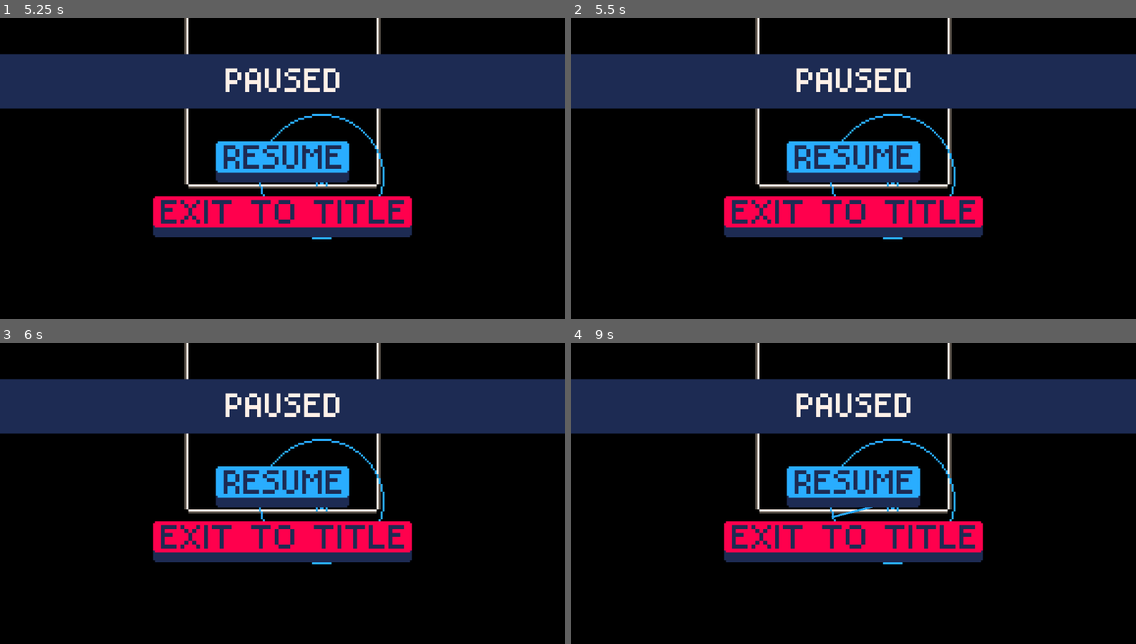
Above: before the commit, frames 1-4 (two rows, left to right).
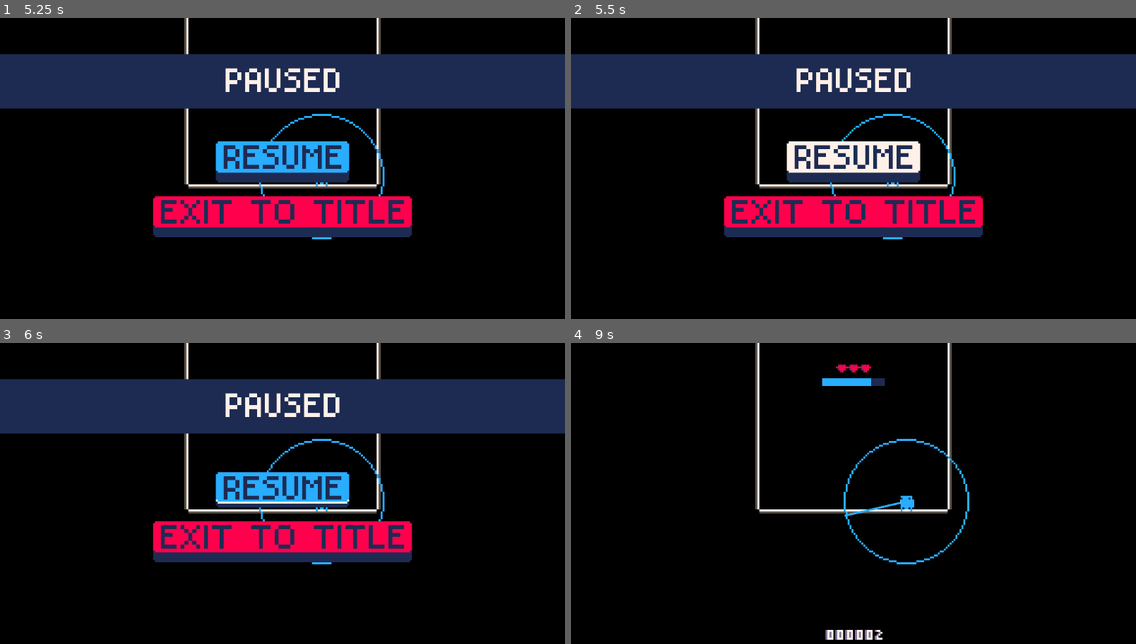
Above: after the commit, the same moments.

Repository: Flamenccio/spider-jump
Game: Godot game, scene res://scenes/ui/main_menu.tscn
The game is run twice, just before and just after one commit, with the same random seed, the same clock (stepped at 60 frames per second) and the same inputs. Before the commit the project starts from res://scenes/main_menu.tscn. The engine's default icon, where the game draws it, is replaced by a stand-in: a white triangle on a blue panel in a dark square.
Inputs (mouse positions are in pixels of both pictures, inside the frame that each line leads up to):
- Up to frame 1 (5.25 s): click (282, 204) at 0.5 s; tap Enter at 1.25 s; move the mouse to (406, 159) at 1.27 s; press the mouse at (406, 159) at 1.28 s; hold D (move_right) 1.28-2 s; release the mouse at (406, 159) at 2 s; drag from (169, 192) to (282, 42) at 2.02 s; move the mouse to (339, 108) at 2.77 s; hold D (move_right) 2.78-3.5 s; tap Delete at 2.85 s; drag from (254, 240) to (316, 177) at 3.52 s; move the mouse to (452, 225) at 4.27 s; hold A (move_left) 4.28-5 s; tap V at 4.35 s; tap P (pause) at 4.9 s; drag from (113, 129) to (322, 177) at 5.02 s
- Up to frame 2 (5.5 s): no input
- Up to frame 3 (6 s): move the mouse to (310, 502) at 5.77 s; hold S (move_down) from 5.78 s (still down); tap Backspace at 5.85 s; click (310, 502) at 5.92 s
- Up to frame 4 (9 s): release S (move_down) at 6.5 s; drag from (768, 421) to (853, 370) at 6.52 s; move the mouse to (977, 484) at 7.27 s; hold W (move_up) 7.28-8 s; tap C at 7.35 s; click (853, 487) at 8.02 s; drag from (740, 517) to (825, 565) at 8.77 s

Frame 1 is identical in both runs. In frame 2, 1.8% of the frame differs, in the area x 38-62%, y 40-52%; in frame 3, 1.6%; in frame 4, 29%, in the area x 0-100%, y 7-99%.

Commit message:
organize scene files

Diff:
--- a/scenes/player.tscn
+++ b/scenes/entities/player.tscn
@@ -21,7 +21,7 @@
 [ext_resource type="Texture2D" uid="uid://bovbs8r38nhjp" path="res://sprites/trajectory_particles-Sheet.png" id="20_60mlk"]
 [ext_resource type="Script" uid="uid://e5cuk12rqwo4" path="res://scripts/particles/player_particle_emitter.gd" id="21_a38lo"]
 [ext_resource type="Script" uid="uid://b18q1me1fgeo8" path="res://scripts/player/ledge_climb.gd" id="24_l71n6"]
-[ext_resource type="PackedScene" uid="uid://bcwgm2lsqvudp" path="res://scenes/parabola_particles.tscn" id="28_pf23h"]
+[ext_resource type="PackedScene" uid="uid://bcwgm2lsqvudp" path="res://scenes/misc/parabola_particles.tscn" id="28_pf23h"]
 [ext_resource type="Script" uid="uid://ciukd8uvw0shs" path="res://scripts/player_state_machine.gd" id="32_mx1m4"]
 [ext_resource type="Script" uid="uid://e2r68u481i5h" path="res://scripts/player/danger_detector.gd" id="33_487ah"]
 [ext_resource type="Script" uid="uid://bubhv415uy3si" path="res://addons/imjp94.yafsm/src/StateMachinePlayer.gd" id="33_bj30b"]
--- a/scenes/game.tscn
+++ b/scenes/game.tscn
@@ -8,27 +8,27 @@
 [ext_resource type="Script" uid="uid://8rxwnnipho2p" path="res://scripts/levels/level_spawner.gd" id="8_bhx41"]
 [ext_resource type="Resource" uid="uid://dvblvmsdlica3" path="res://levels/reference/base.res" id="9_qnb83"]
 [ext_resource type="Script" uid="uid://daiq6c47nx1ko" path="res://scripts/level_decorator.gd" id="10_e1j6l"]
-[ext_resource type="PackedScene" uid="uid://dmdtse0r0jamm" path="res://scenes/player.tscn" id="10_sww3w"]
+[ext_resource type="PackedScene" uid="uid://dmdtse0r0jamm" path="res://scenes/entities/player.tscn" id="10_sww3w"]
 [ext_resource type="Script" uid="uid://bysji3wvke32e" path="res://scripts/level_decoration.gd" id="11_bhx41"]
 [ext_resource type="Texture2D" uid="uid://2vbhnrd33wum" path="res://sprites/pull_circle_blue.png" id="11_suyxu"]
-[ext_resource type="PackedScene" uid="uid://dwwlnrtobyuml" path="res://scenes/level_up_platform.tscn" id="12_qnb83"]
+[ext_resource type="PackedScene" uid="uid://dwwlnrtobyuml" path="res://scenes/level_objects/level_up_platform.tscn" id="12_qnb83"]
 [ext_resource type="Script" uid="uid://821p0psjcurb" path="res://scripts/player/pull_circle.gd" id="12_sgl2t"]
 [ext_resource type="Texture2D" uid="uid://brfdkje3vphic" path="res://sprites/pull_circle_dark_grey.png" id="13_qouja"]
 [ext_resource type="Script" uid="uid://gq03f4frq8jk" path="res://scripts/level_event_starter.gd" id="13_wljb1"]
 [ext_resource type="Script" uid="uid://blswevpfmnusx" path="res://scripts/levels/level_spawn_trigger.gd" id="14_wljb1"]
-[ext_resource type="PackedScene" uid="uid://cflkesovqb44q" path="res://scenes/hud.tscn" id="15_v2yb1"]
-[ext_resource type="PackedScene" uid="uid://dm3ht1lv7fpou" path="res://scenes/death_screen.tscn" id="16_js0lu"]
+[ext_resource type="PackedScene" uid="uid://cflkesovqb44q" path="res://scenes/ui/hud.tscn" id="15_v2yb1"]
+[ext_resource type="PackedScene" uid="uid://dm3ht1lv7fpou" path="res://scenes/ui/death_screen.tscn" id="16_js0lu"]
 [ext_resource type="Script" uid="uid://dnoeb3fn86sbl" path="res://scripts/player/player_stats.gd" id="17_gxtfn"]
 [ext_resource type="Texture2D" uid="uid://ckbmtup38vh4f" path="res://sprites/pull_circle_hoverfly-Sheet.png" id="17_sww3w"]
 [ext_resource type="Script" uid="uid://ce1isg2vm823x" path="res://scripts/player/pull_dragline.gd" id="18_twgab"]
 [ext_resource type="Script" uid="uid://bhhvu1j2kktg0" path="res://scripts/player/player_safe_spot.gd" id="20_1kice"]
-[ext_resource type="PackedScene" uid="uid://gq51feusbdw7" path="res://scenes/screen_wipe.tscn" id="20_sgl2t"]
+[ext_resource type="PackedScene" uid="uid://gq51feusbdw7" path="res://scenes/ui/screen_wipe.tscn" id="20_sgl2t"]
 [ext_resource type="Script" uid="uid://c1k8ocrddkrar" path="res://scripts/ui/heart_shatter_particles.gd" id="21_5newe"]
 [ext_resource type="Texture2D" uid="uid://c0xc1146gnb15" path="res://sprites/heart_shatter_particles-Sheet.png" id="21_37s47"]
-[ext_resource type="PackedScene" uid="uid://dind7ho1brwrn" path="res://scenes/pause_screen.tscn" id="21_qouja"]
+[ext_resource type="PackedScene" uid="uid://dind7ho1brwrn" path="res://scenes/ui/pause_screen.tscn" id="21_qouja"]
 [ext_resource type="Script" uid="uid://y5qohu2l48v3" path="res://scripts/player_stats_saver.gd" id="22_37s47"]
-[ext_resource type="PackedScene" uid="uid://c22pgr73hau3t" path="res://scenes/powerup_hint.tscn" id="22_qouja"]
-[ext_resource type="PackedScene" uid="uid://bbd2meqorrjoe" path="res://scenes/high_score_line.tscn" id="23_bt5mj"]
+[ext_resource type="PackedScene" uid="uid://c22pgr73hau3t" path="res://scenes/ui/powerup_hint.tscn" id="22_qouja"]
+[ext_resource type="PackedScene" uid="uid://bbd2meqorrjoe" path="res://scenes/entities/high_score_line.tscn" id="23_bt5mj"]
 [ext_resource type="Texture2D" uid="uid://bn75rko42o47k" path="res://sprites/blinkfly_reticle-Sheet.png" id="29_suyxu"]
 [ext_resource type="Script" uid="uid://c10ujhyqm6myp" path="res://scripts/player/blinkfly_reticle.gd" id="30_sgl2t"]
 [ext_resource type="Script" uid="uid://17d65kmluvtj" path="res://scripts/player_hints.gd" id="32_wljb1"]
@@ -85,7 +85,6 @@
 [node name="Game" type="Node2D"]
 process_mode = 3
 script = ExtResource("1_264po")
-_debug_initial_difficulty = 7
 _base_stamina_drain_amount = 0.033
 
 [node name="Camera" type="Camera2D" parent="." node_paths=PackedStringArray("_follow_target")]
@@ -168,12 +167,12 @@
 [node name="DeathScreen" parent="UI" instance=ExtResource("16_js0lu")]
 visible = false
 
+[node name="PowerupHint" parent="UI" instance=ExtResource("22_qouja")]
+
 [node name="PauseScreen" parent="UI" instance=ExtResource("21_qouja")]
 visible = false
 
 [node name="TransitionWipe" parent="UI" instance=ExtResource("20_sgl2t")]
-
-[node name="PowerupHint" parent="UI" instance=ExtResource("22_qouja")]
 
 [node name="PlayerStats" type="Node" parent="."]
 process_mode = 1
--- a/scenes/level_events/evil_spirit_attack.tscn
+++ b/scenes/level_events/evil_spirit_attack.tscn
@@ -1,7 +1,7 @@
 [gd_scene load_steps=3 format=3 uid="uid://ku5r3jysj44x"]
 
 [ext_resource type="Script" uid="uid://dgi4uhot7roat" path="res://scripts/level_events/evil_spirit_attack.gd" id="1_uuap6"]
-[ext_resource type="PackedScene" uid="uid://dk0qh8kgof0du" path="res://scenes/evil_spirit.tscn" id="2_a1px8"]
+[ext_resource type="PackedScene" uid="uid://dk0qh8kgof0du" path="res://scenes/entities/evil_spirit.tscn" id="2_a1px8"]
 
 [node name="EvilSpiritAttack" type="Node"]
 process_mode = 1
--- a/scenes/parabola_particles.tscn
+++ b/scenes/misc/parabola_particles.tscn
@@ -1,7 +1,7 @@
 [gd_scene load_steps=3 format=3 uid="uid://bcwgm2lsqvudp"]
 
 [ext_resource type="Script" uid="uid://bacf6a7tv4tmt" path="res://scripts/particles/parabola_particles.gd" id="1_y20c6"]
-[ext_resource type="PackedScene" uid="uid://dhqw28iqlebm3" path="res://scenes/trajectory_particle.tscn" id="2_nf7lu"]
+[ext_resource type="PackedScene" uid="uid://dhqw28iqlebm3" path="res://scenes/misc/trajectory_particle.tscn" id="2_nf7lu"]
 
 [node name="ParabolaParticles" type="Node2D"]
 script = ExtResource("1_y20c6")
--- a/scenes/test_world.tscn
+++ b/scenes/misc/test_world.tscn
@@ -1,8 +1,8 @@
 [gd_scene load_steps=22 format=4 uid="uid://c6antsn5ngihu"]
 
-[ext_resource type="PackedScene" uid="uid://sdtkmy0bcu71" path="res://scenes/ground.tscn" id="1_dvny0"]
-[ext_resource type="PackedScene" uid="uid://dl7mj4mqx0jp0" path="res://scenes/slip.tscn" id="2_xwrkq"]
-[ext_resource type="PackedScene" uid="uid://dmdtse0r0jamm" path="res://scenes/player.tscn" id="3_nrstc"]
+[ext_resource type="PackedScene" uid="uid://sdtkmy0bcu71" path="res://scenes/level_objects/ground.tscn" id="1_dvny0"]
+[ext_resource type="PackedScene" uid="uid://dl7mj4mqx0jp0" path="res://scenes/level_objects/slip.tscn" id="2_xwrkq"]
+[ext_resource type="PackedScene" uid="uid://dmdtse0r0jamm" path="res://scenes/entities/player.tscn" id="3_nrstc"]
 [ext_resource type="Script" uid="uid://s78nwwn8edpf" path="res://scripts/entities/camera.gd" id="4_7448y"]
 [ext_resource type="Script" uid="uid://b6it1roy42jng" path="res://scripts/player/input_service.gd" id="5_ar7ra"]
 [ext_resource type="Script" uid="uid://smn5kvfq55gk" path="res://tilemap_baker/TilemapCollisionBaker.gd" id="6_ixgyf"]
--- a/scenes/death_screen.tscn
+++ b/scenes/ui/death_screen.tscn
@@ -3,7 +3,7 @@
 [ext_resource type="Script" uid="uid://bp6x7g0gqneo1" path="res://scripts/ui/ui_controller.gd" id="1_dwo6e"]
 [ext_resource type="Texture2D" uid="uid://wi6e3alnmqh0" path="res://sprites/main.png" id="2_dwo6e"]
 [ext_resource type="Script" uid="uid://cj0go07001qmk" path="res://scripts/ui/number_display.gd" id="3_7ns25"]
-[ext_resource type="PackedScene" uid="uid://d1mcya8jqefql" path="res://scenes/digit_display.tscn" id="3_mqh5l"]
+[ext_resource type="PackedScene" uid="uid://d1mcya8jqefql" path="res://scenes/ui/digit_display.tscn" id="3_mqh5l"]
 [ext_resource type="Shader" uid="uid://clcm2wi8h23t" path="res://shaders/color_oscillator.gdshader" id="5_gwety"]
 [ext_resource type="Script" uid="uid://doklq8uylia54" path="res://scripts/shader_manager.gd" id="6_wfw3d"]
 
--- a/scenes/hud.tscn
+++ b/scenes/ui/hud.tscn
@@ -7,7 +7,7 @@
 [ext_resource type="Script" uid="uid://tjmj5v6lw2as" path="res://scripts/ui/life_bar.gd" id="3_uo2fv"]
 [ext_resource type="Texture2D" uid="uid://dj6nc2r4uunkq" path="res://sprites/life.png" id="4_uo2fv"]
 [ext_resource type="Script" uid="uid://cj0go07001qmk" path="res://scripts/ui/number_display.gd" id="6_5pdws"]
-[ext_resource type="PackedScene" uid="uid://d1mcya8jqefql" path="res://scenes/digit_display.tscn" id="6_047uy"]
+[ext_resource type="PackedScene" uid="uid://d1mcya8jqefql" path="res://scenes/ui/digit_display.tscn" id="6_047uy"]
 
 [sub_resource type="AtlasTexture" id="AtlasTexture_oo0fn"]
 atlas = ExtResource("1_ahhtf")
--- a/scenes/main_menu.tscn
+++ b/scenes/ui/main_menu.tscn
@@ -3,7 +3,7 @@
 [ext_resource type="Script" uid="uid://sfl4mrieo753" path="res://scripts/ui/main_menu.gd" id="1_bqqt6"]
 [ext_resource type="Texture2D" uid="uid://dp2wmxagsoqx3" path="res://sprites/title_screen_elements-Sheet.png" id="1_l6cm7"]
 [ext_resource type="Texture2D" uid="uid://dbs0f2vbqjyh3" path="res://sprites/title_screen_buttons.png" id="2_ekxnf"]
-[ext_resource type="PackedScene" uid="uid://gq51feusbdw7" path="res://scenes/screen_wipe.tscn" id="4_wu84c"]
+[ext_resource type="PackedScene" uid="uid://gq51feusbdw7" path="res://scenes/ui/screen_wipe.tscn" id="4_wu84c"]
 
 [sub_resource type="AtlasTexture" id="AtlasTexture_rtw2f"]
 atlas = ExtResource("2_ekxnf")
--- a/scenes/pause_screen.tscn
+++ b/scenes/ui/pause_screen.tscn
@@ -1,9 +1,9 @@
 [gd_scene load_steps=12 format=3 uid="uid://dind7ho1brwrn"]
 
 [ext_resource type="Script" uid="uid://drqv7cbcuecnt" path="res://scripts/ui/pause_screen.gd" id="1_27awe"]
-[ext_resource type="PackedScene" uid="uid://gq51feusbdw7" path="res://scenes/screen_wipe.tscn" id="1_gchx3"]
+[ext_resource type="PackedScene" uid="uid://gq51feusbdw7" path="res://scenes/ui/screen_wipe.tscn" id="1_gchx3"]
 [ext_resource type="Texture2D" uid="uid://ddmvrvqngqji3" path="res://resources/powerups/screen_wipe_1.png" id="2_qeunj"]
-[ext_resource type="Texture2D" uid="uid://8e7tqh61xbai" path="res://scenes/pause_menu_elements.png" id="3_hr2n2"]
+[ext_resource type="Texture2D" uid="uid://8e7tqh61xbai" path="res://sprites/pause_menu_elements.png" id="3_hr2n2"]
 
 [sub_resource type="AtlasTexture" id="AtlasTexture_27awe"]
 atlas = ExtResource("3_hr2n2")
--- a/scenes/screen_wipe.tscn
+++ b/scenes/ui/screen_wipe.tscn
@@ -2,7 +2,7 @@
 
 [ext_resource type="Shader" uid="uid://drs3pnqjbawq8" path="res://shaders/screen_transition_enter.gdshader" id="1_nu058"]
 [ext_resource type="Script" uid="uid://cvr6mktnrj5xl" path="res://scripts/ui/screen_transition_sprite.gd" id="2_nu058"]
-[ext_resource type="Texture2D" uid="uid://dq08b2rsqhfuk" path="res://scenes/screen_wipe_2.png" id="2_yrk1i"]
+[ext_resource type="Texture2D" uid="uid://dq08b2rsqhfuk" path="res://sprites/screen_wipe_2.png" id="2_yrk1i"]
 
 [sub_resource type="ShaderMaterial" id="ShaderMaterial_8ln24"]
 shader = ExtResource("1_nu058")
--- a/scripts/ui/screen_transition_sprite.gd
+++ b/scripts/ui/screen_transition_sprite.gd
@@ -68,7 +68,6 @@
 	if _animation_active:
 		return
 
-	print("{0} entering".format({"0": name}))
 	show()
 	_active_duration = enter_duration
 	_animation_active = true
@@ -90,7 +89,6 @@
 	if _animation_active:
 		return
 
-	print("{0} exiting".format({"0": name}))
 	show()
 	_active_duration = exit_duration
 	_animation_active = true
Renamed: scenes/evil_spirit.tscn -> scenes/entities/evil_spirit.tscn
Renamed: scenes/high_score_line.tscn -> scenes/entities/high_score_line.tscn
Renamed: scenes/ground.tscn -> scenes/level_objects/ground.tscn
Renamed: scenes/level_up_platform.tscn -> scenes/level_objects/level_up_platform.tscn
Renamed: scenes/slip.tscn -> scenes/level_objects/slip.tscn
Renamed: scenes/spikes.tscn -> scenes/level_objects/spikes.tscn
Renamed: scenes/trajectory_particle.tscn -> scenes/misc/trajectory_particle.tscn
Renamed: scenes/flash_particle_preview.tscn -> scenes/tool_scenes/flash_particle_preview.tscn
Renamed: scenes/level_builder.tscn -> scenes/tool_scenes/level_builder.tscn
Renamed: scenes/digit_display.tscn -> scenes/ui/digit_display.tscn
Renamed: scenes/powerup_hint.tscn -> scenes/ui/powerup_hint.tscn
Renamed: scenes/pause_menu_elements.png -> sprites/pause_menu_elements.png
(and 3 more such lines)
